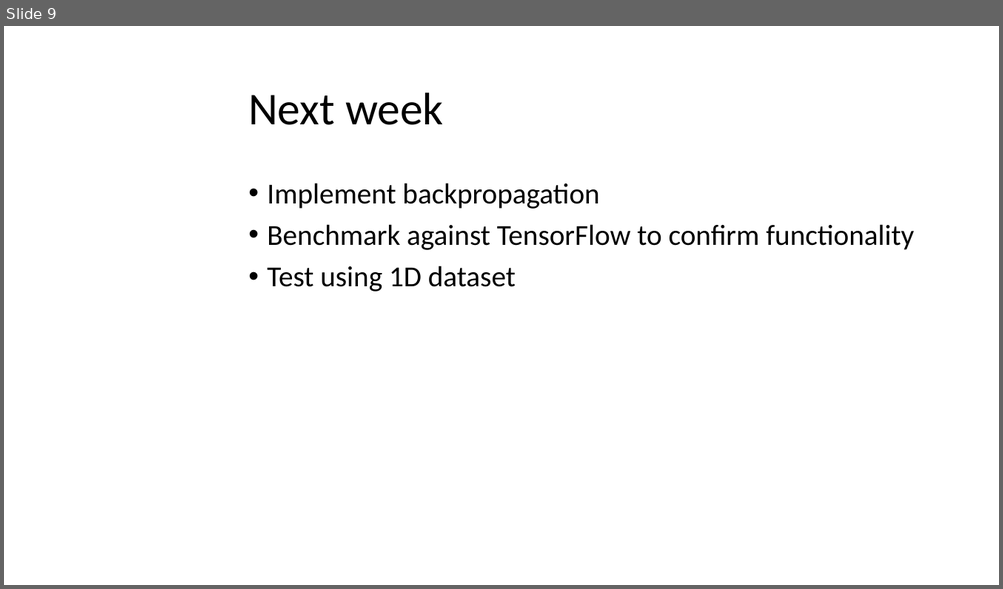
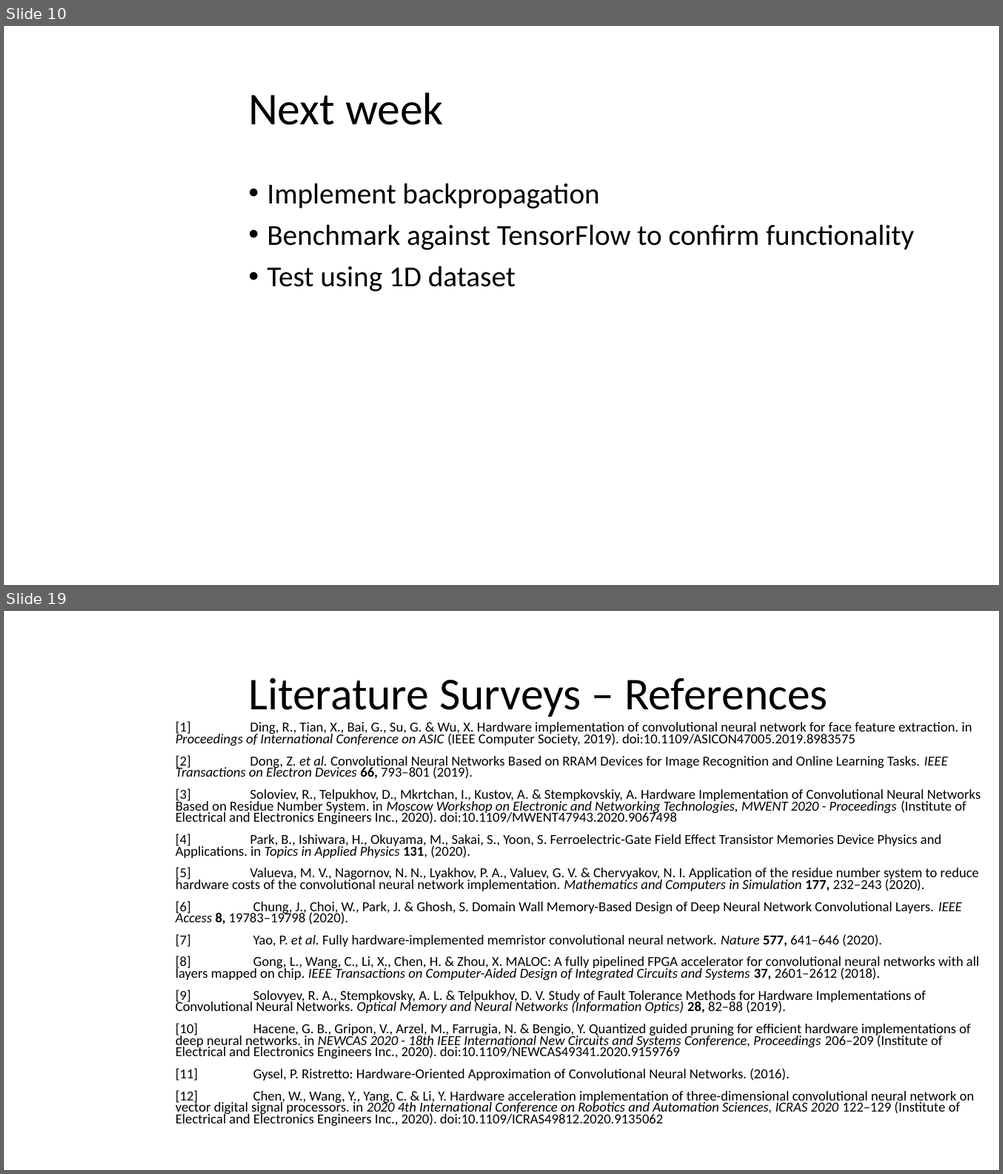
Before and after one commit to mayersjd/HardwareCNN, a slide deck: Presentations/ProjectPresentation_02-18.pptx. Shown one above the other, each under a label of ours: slide 9 before the commit, slides 10 and 19 after it; the slides between them are not shown. The pictures are 1003x589 and 1003x1174 pixels, drawn with LibreOffice and Linux fonts; fonts in the diff are those of the drawing; background and template pictures are left out. Boxes give left, top, right and bottom in pixels: in the first picture for what was removed or moved away, otherwise in the second. Text is boxed around its words. In the diff, an @@ line names an element or a change of style, - is before the commit and + after.

```diff
--- a/Presentations/ProjectPresentation_02-18.pptx
+++ b/Presentations/ProjectPresentation_02-18.pptx
@@ slide 19 added at (4,611,999,1170), background picture (left out) @@
@@ title added at (248,678,828,717), 44 pt, text #000000 @@
+Literature Surveys – References
@@ text added at (176,721,980,1126), 13.3 pt, text #000000 @@
+[1] Ding, R., Tian, X., Bai, G., Su, G. & Wu, X. Hardware implementation of convolutional neural network for face feature extraction. in Proceedings of International Conference on ASIC (IEEE Computer Society, 2019). doi:10.1109/ASICON47005.2019.8983575
+[2] Dong, Z. et al. Convolutional Neural Networks Based on RRAM Devices for Image Recognition and Online Learning Tasks. IEEE Transactions on Electron Devices 66, 793–801 (2019).
+[3] Soloviev, R., Telpukhov, D., Mkrtchan, I., Kustov, A. & Stempkovskiy, A. Hardware Implementation of Convolutional Neural Networks Based on Residue Number System. in Moscow Workshop on Electronic and Networking Technologies, MWENT 2020 - Proceedings (Institute of Electrical and Electronics Engineers Inc., 2020). doi:10.1109/MWENT47943.2020.9067498
+[4] Park, B., Ishiwara, H., Okuyama, M., Sakai, S., Yoon, S. Ferroelectric-Gate Field Effect Transistor Memories Device Physics and Applications. in Topics in Applied Physics 131, (2020).
+[5] Valueva, M. V., Nagornov, N. N., Lyakhov, P. A., Valuev, G. V. & Chervyakov, N. I. Application of the residue number system to reduce hardware costs of the convolutional neural network implementation. Mathematics and Computers in Simulation 177, 232–243 (2020).
+[6] Chung, J., Choi, W., Park, J. & Ghosh, S. Domain Wall Memory-Based Design of Deep Neural Network Convolutional Layers. IEEE Access 8, 19783–19798 (2020).
+[7] Yao, P. et al. Fully hardware-implemented memristor convolutional neural network. Nature 577, 641–646 (2020).
+[8] Gong, L., Wang, C., Li, X., Chen, H. & Zhou, X. MALOC: A fully pipelined FPGA accelerator for convolutional neural networks with all layers mapped on chip. IEEE Transactions on Computer-Aided Design of Integrated Circuits and Systems 37, 2601–2612 (2018).
+[9] Solovyev, R. A., Stempkovsky, A. L. & Telpukhov, D. V. Study of Fault Tolerance Methods for Hardware Implementations of Convolutional Neural Networks. Optical Memory and Neural Networks (Information Optics) 28, 82–88 (2019).
+[10] Hacene, G. B., Gripon, V., Arzel, M., Farrugia, N. & Bengio, Y. Quantized guided pruning for efficient hardware implementations of deep neural networks. in NEWCAS 2020 - 18th IEEE International New Circuits and Systems Conference, Proceedings 206–209 (Institute of Electrical and Electronics Engineers Inc., 2020). doi:10.1109/NEWCAS49341.2020.9159769
+[11] Gysel, P. Ristretto: Hardware-Oriented Approximation of Convolutional Neural Networks. (2016).
+[12] Chen, W., Wang, Y., Yang, C. & Li, Y. Hardware acceleration implementation of three-dimensional convolutional neural network on vector digital signal processors. in 2020 4th International Conference on Robotics and Automation Sciences, ICRAS 2020 122–129 (Institute of Electrical and Electronics Engineers Inc., 2020). doi:10.1109/ICRAS49812.2020.9135062
@@ what was slide 9 is now slide 10 @@
```
Also in this commit, not shown: 2 slides changed, 10 other slides added, 1 other file.
